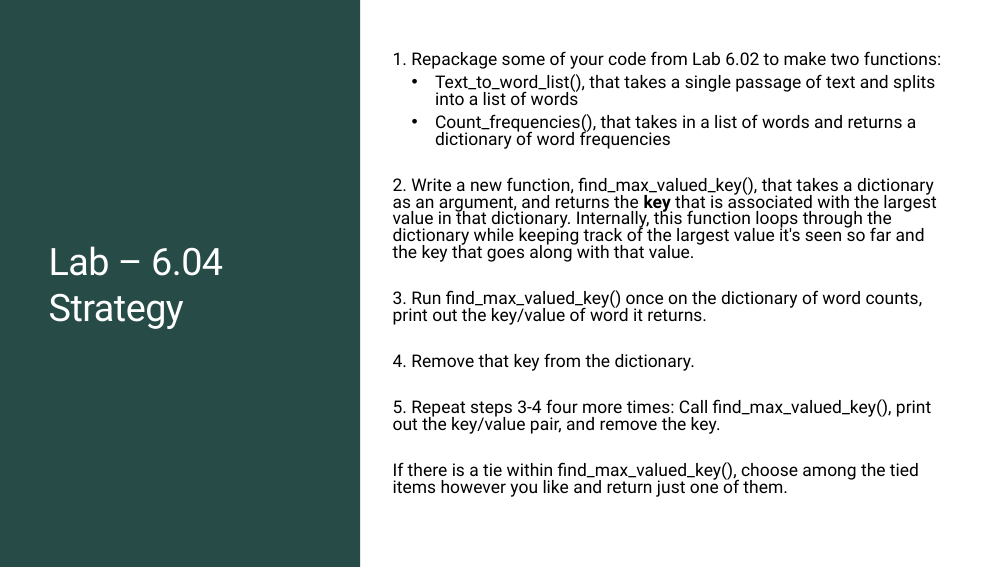
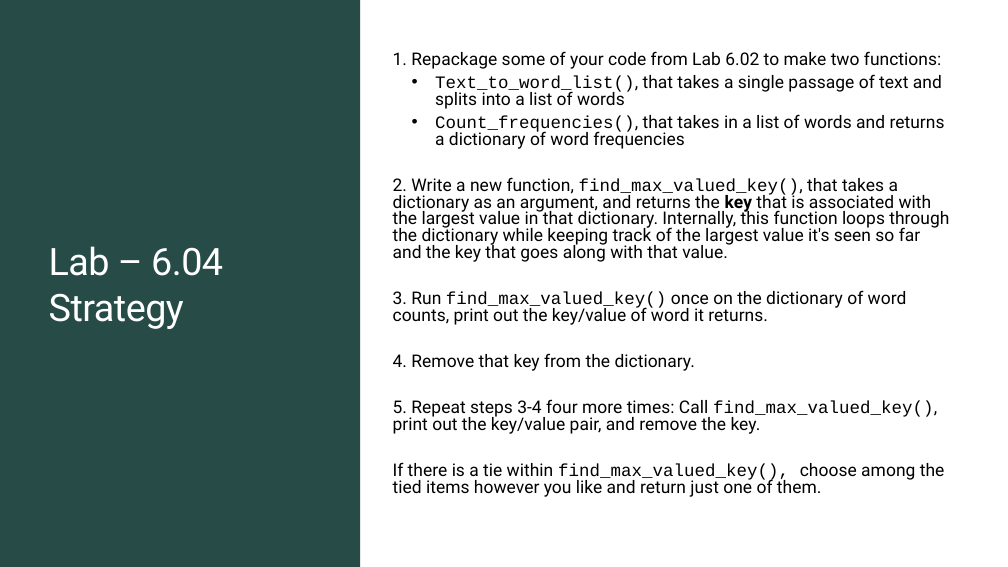
Before and after one commit to TEALSK12/2nd-semester-introduction-to-computer-science, a slide deck: slide 5 of units/6_unit/slidedecks/Intro Python 6.04 TEALS.pptx (slide 8 before the commit). Drawn at 1008x567 pixels with LibreOffice and Linux fonts; fonts in the diff are those of the drawing; background and template pictures are left out. Boxes give left, top, right and bottom in pixels: in the first picture for what was removed or moved away, otherwise in the second. Text is boxed around its words. In the diff, an @@ line names an element or a change of style, - is before the commit and + after.

```diff
--- a/units/6_unit/slidedecks/Intro Python 6.04 TEALS.pptx
+++ b/units/6_unit/slidedecks/Intro Python 6.04 TEALS.pptx
@@ text at <box>393,74,949,497</box>: font Roboto to Courier New in "Text_to_word_list(),", "Count_frequencies(),", "find_max_valued_key(),", "find_max_valued_key()" and 2 more places @@
```
Also in this commit, not shown: 3 other slides changed, 1 slide removed, 1 other file.
